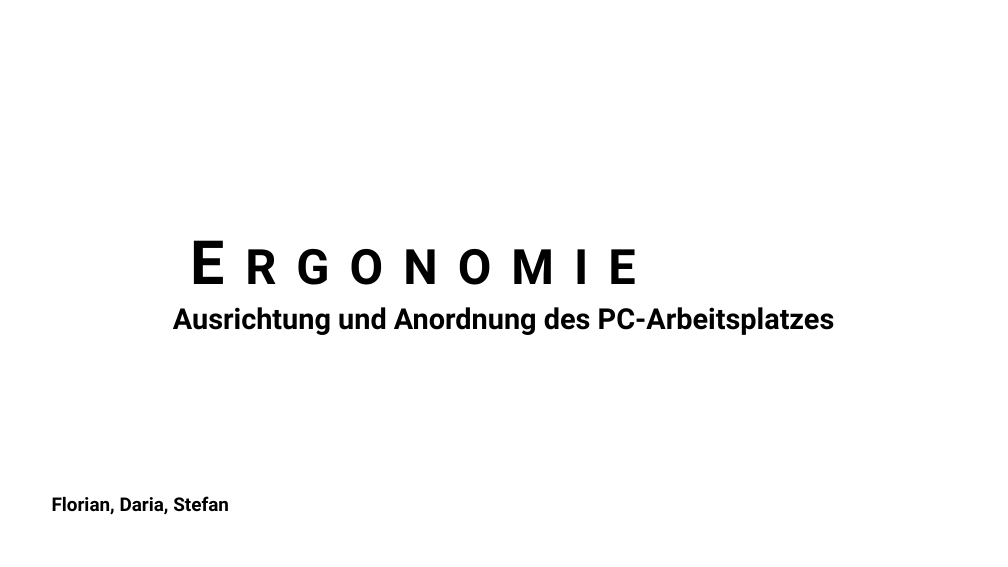
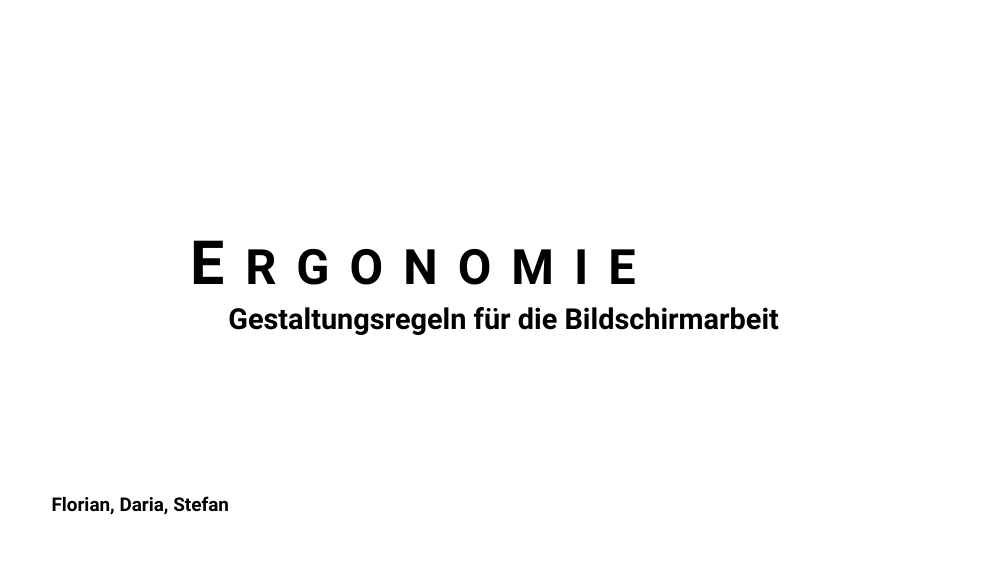
Before and after one commit to SteevieB/Ergonomie, a slide deck: slide 1 of Vortrag - Ergonomie am Arbeitsplatz.pptx. Drawn at 1008x567 pixels with LibreOffice and Linux fonts; fonts in the diff are those of the drawing. Boxes give left, top, right and bottom in pixels: in the first picture for what was removed or moved away, otherwise in the second. Text is boxed around its words. In the diff, an @@ line names an element or a change of style, - is before the commit and + after.

```diff
--- a/Vortrag - Ergonomie am Arbeitsplatz.pptx
+++ b/Vortrag - Ergonomie am Arbeitsplatz.pptx
@@ subtitle at [228, 307, 779, 335]: text changed @@
-Ausrichtung und Anordnung des PC-Arbeitsplatzes
+Gestaltungsregeln für die Bildschirmarbeit
```
Also in this commit, not shown: 6 slides added, 2 slides removed, 3 other files.
